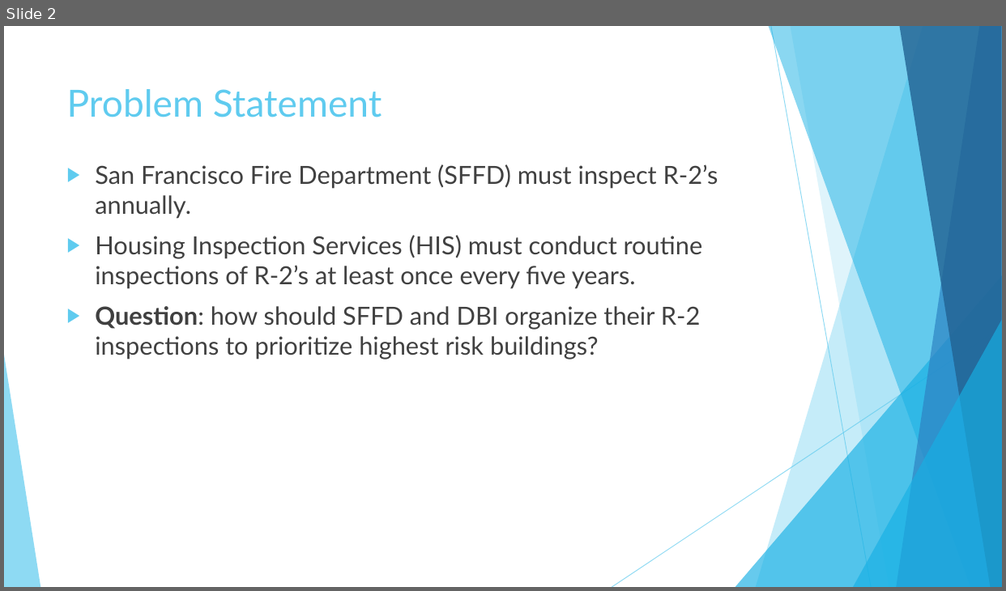
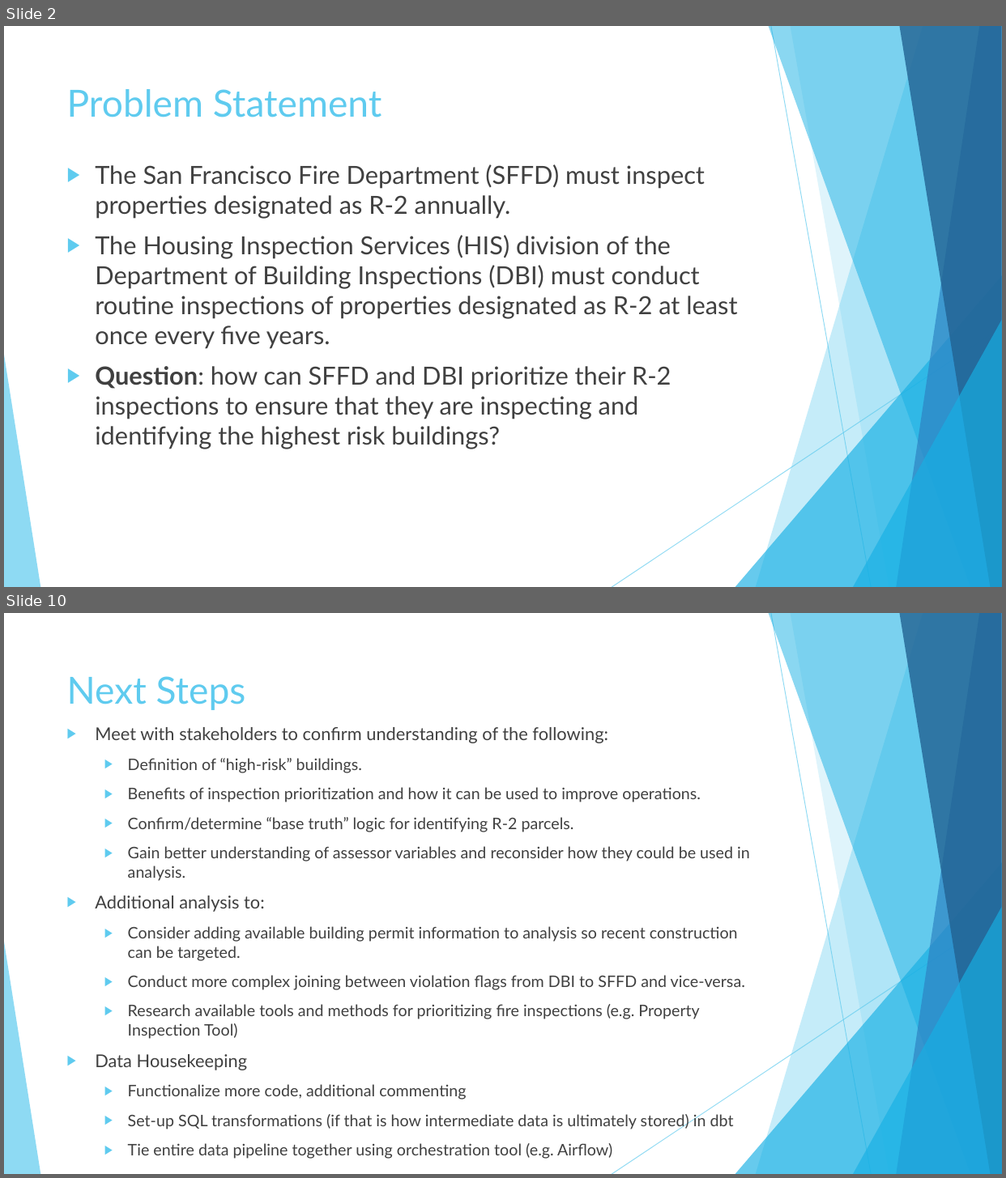
Before and after one commit to justinirving314/sfpd_ds_question, a slide deck: SFPD Interview Presentation.pptx. Shown one above the other, each under a label of ours: slide 2 before the commit, slides 2 and 10 after it; the slides between them are not shown. The pictures are 1006x591 and 1006x1178 pixels, drawn with LibreOffice and Linux fonts; fonts in the diff are those of the drawing. Boxes give left, top, right and bottom in pixels: in the first picture for what was removed or moved away, otherwise in the second. Text is boxed around its words. In the diff, an @@ line names an element or a change of style, - is before the commit and + after.

```diff
--- a/SFPD Interview Presentation.pptx
+++ b/SFPD Interview Presentation.pptx
@@ slide 10 added at (x1=4, y1=613, x2=1002, y2=1174), background #FFFFFF; not listed: 10 template elements that a slide beside it also shows @@
@@ title added at (x1=67, y1=676, x2=246, y2=710), 36 pt, text #5FCBEF @@
+Next Steps
@@ text added at (x1=95, y1=727, x2=750, y2=1159), 15.3 pt, text #404040 @@
+▶ Meet with stakeholders to confirm understanding of the following:
+  ▶ Definition of “high-risk” buildings.
+  ▶ Benefits of inspection prioritization and how it can be used to improve operations.
+  ▶ Confirm/determine “base truth” logic for identifying R-2 parcels.
+  ▶ Gain better understanding of assessor variables and reconsider how they could be used in analysis.
+▶ Additional analysis to:
+  ▶ Consider adding available building permit information to analysis so recent construction can be targeted.
+  ▶ Conduct more complex joining between violation flags from DBI to SFFD and vice-versa.
+  ▶ Research available tools and methods for prioritizing fire inspections (e.g. Property Inspection Tool)
+▶ Data Housekeeping
+  ▶ Functionalize more code, additional commenting
+  ▶ Set-up SQL transformations (if that is how intermediate data is ultimately stored) in dbt
+  ▶ Tie entire data pipeline together using orchestration tool (e.g. Airflow)
@@ slide 2 changed as well @@
@@ text at (x1=95, y1=165, x2=737, y2=450): text changed @@
-▶ San Francisco Fire Department (SFFD) must inspect R-2’s annually.
-▶ Housing Inspection Services (HIS) must conduct routine inspections of R-2’s at least once every five years.
-▶ Question: how should SFFD and DBI organize their R-2 inspections to prioritize highest risk buildings?
+▶ The San Francisco Fire Department (SFFD) must inspect properties designated as R-2 annually.
+▶ The Housing Inspection Services (HIS) division of the Department of Building Inspections (DBI) must conduct routine inspections of properties designated as R-2 at least once every five years.
+▶ Question: how can SFFD and DBI prioritize their R-2 inspections to ensure that they are inspecting and identifying the highest risk buildings?
```
Also in this commit, not shown: 4 other slides changed, 6 other slides added, 4 slides removed, 29 other files.
